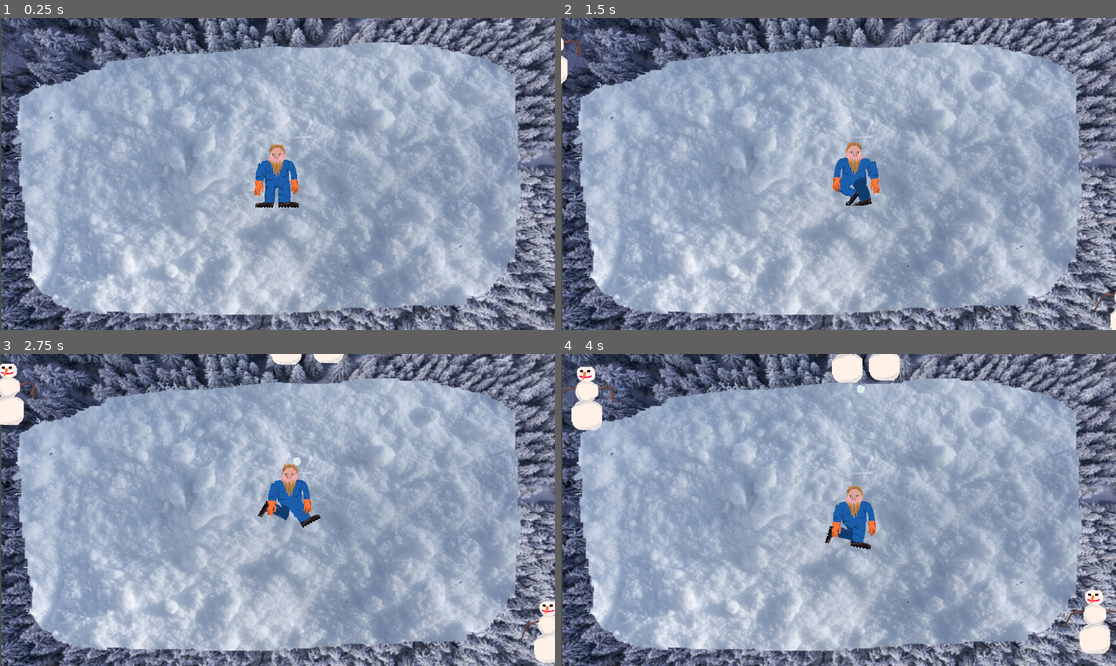
Above: before the commit, frames 1-4 (two rows, left to right).
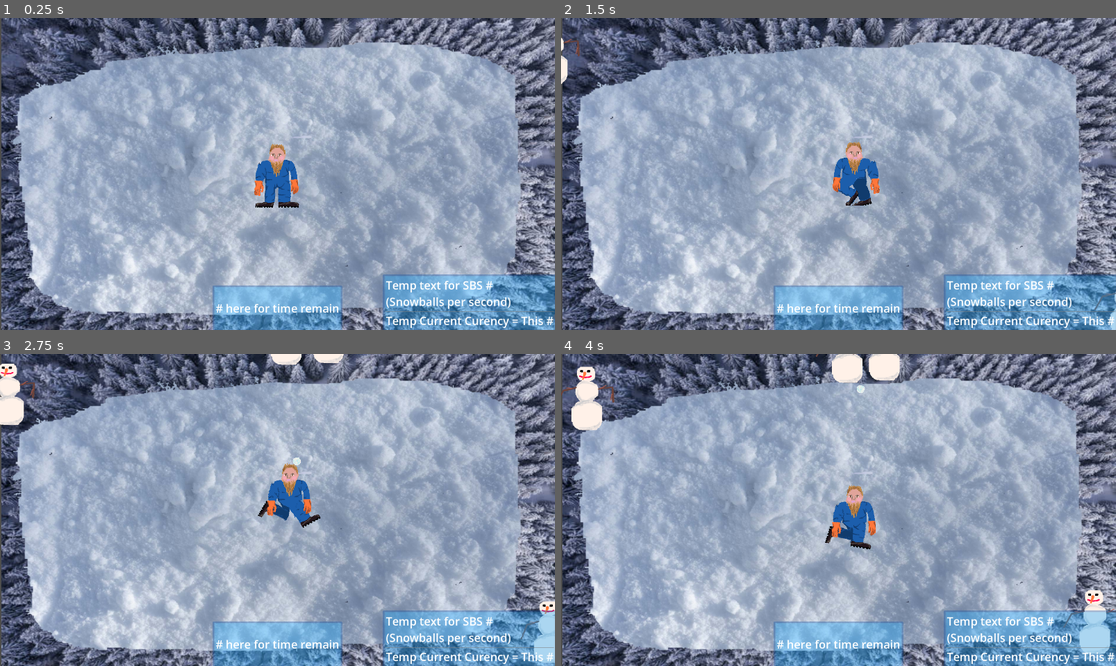
Above: after the commit, the same moments.

Repository: Parker-Vetter/snow-man-brawl
Game: Godot game, scene res://MainGame/Scenes/mainGame.tscn
The game is run twice, just before and just after one commit, with the same random seed, the same clock (stepped at 60 frames per second) and the same inputs. This scene is started directly instead of the project's main scene.
Inputs (mouse positions are in pixels of both pictures, inside the frame that each line leads up to):
- Up to frame 1 (0.25 s): no input
- Up to frame 2 (1.5 s): move the mouse to (960, 158) at 0.52 s; click (960, 158) at 0.67 s; move the mouse to (727, 189) at 1.27 s; click (727, 189) at 1.42 s
- Up to frame 3 (2.75 s): move the mouse to (333, 441) at 2.02 s; click (333, 441) at 2.17 s
- Up to frame 4 (4 s): move the mouse to (810, 572) at 2.77 s; click (810, 572) at 2.92 s; move the mouse to (1005, 556) at 3.52 s; click (1005, 556) at 3.67 s

The runs differ from the first frame. In frame 1, 8.8% of the frame differs, in the area x 38-100%, y 82-100%; in frame 2, 8.8%; in frame 3, 8.8%; in frame 4, 8.8%.

Commit message:
Added main menu

Diff:
--- a/MainGame/Scenes/mainGame.tscn
+++ b/MainGame/Scenes/mainGame.tscn
@@ -2,11 +2,12 @@
 
 [ext_resource type="Script" uid="uid://b4iql8idvn5sl" path="res://MainGame/Scripts/main_game.gd" id="1_2gnak"]
 [ext_resource type="Texture2D" uid="uid://bnptlavybfl6u" path="res://MainGame/Assets/background.png" id="1_bde7d"]
-[ext_resource type="PackedScene" uid="uid://beoigifsn37au" path="res://MainGame/Scenes/player2.tscn" id="2_4bhc6"]
+[ext_resource type="PackedScene" path="res://MainGame/Scenes/player2.tscn" id="2_4bhc6"]
 [ext_resource type="Resource" uid="uid://doschogkwtrua" path="res://SceneManager/GameData/game_data.tres" id="2_dql36"]
 [ext_resource type="Script" uid="uid://dhq2qu3bnbfvx" path="res://MainGame/Scripts/enemy_spawner.gd" id="3_nwsis"]
 [ext_resource type="PackedScene" uid="uid://byo57dlvacb22" path="res://MainGame/Scenes/snowman.tscn" id="4_xuvwu"]
 [ext_resource type="AudioStream" uid="uid://do1tseo0itg7i" path="res://MainGame/Music/Snowman Attack (V1 - no snow crunching).wav" id="7_ov1mn"]
+[ext_resource type="PackedScene" uid="uid://lk1mrp4gwtlw" path="res://MainGame/UI/game_ui.tscn" id="7_ov1mn"]
 
 [node name="MainGame" type="Node2D" unique_id=253206731]
 script = ExtResource("1_2gnak")
@@ -27,6 +28,10 @@
 [node name="Player" parent="." unique_id=1210048637 instance=ExtResource("2_4bhc6")]
 position = Vector2(960, 544)
 
+[node name="CanvasLayer" type="CanvasLayer" parent="." unique_id=1088437275]
+
+[node name="GameUI" parent="CanvasLayer" unique_id=1377738225 instance=ExtResource("7_ov1mn")]
+
 [node name="Music" type="AudioStreamPlayer" parent="." unique_id=1915590744]
 stream = ExtResource("7_ov1mn")
 autoplay = true
